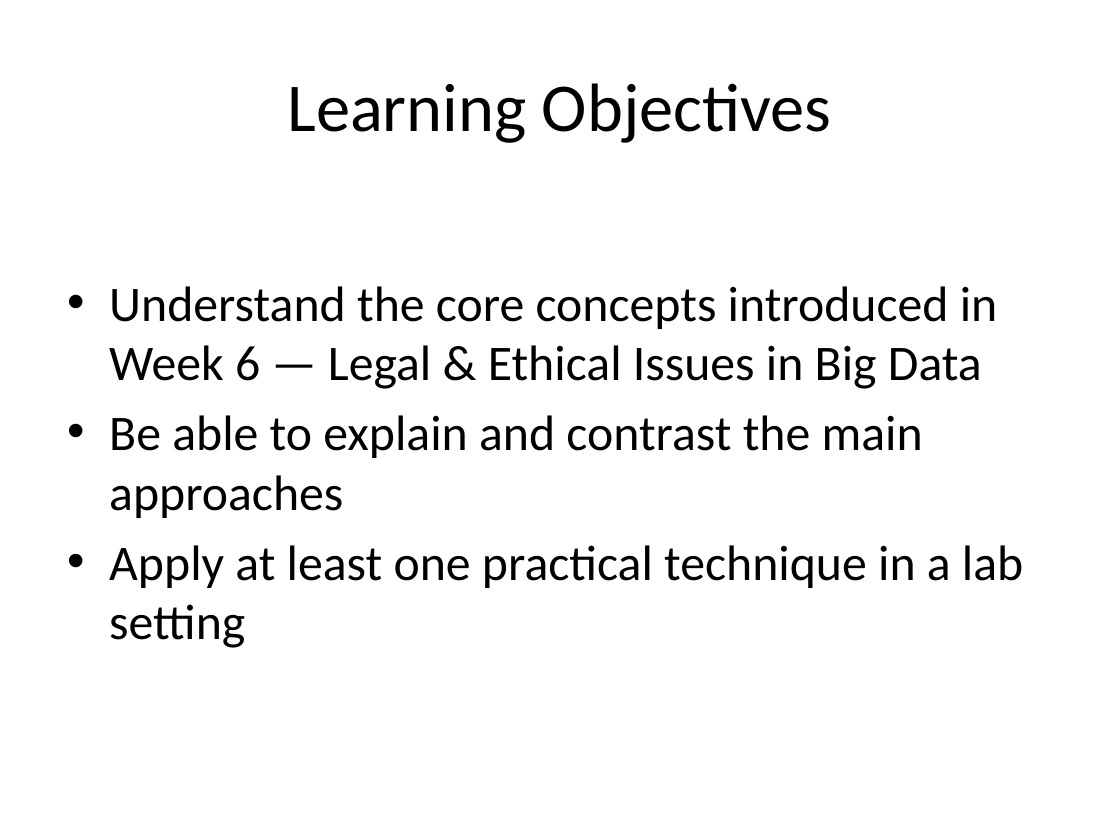
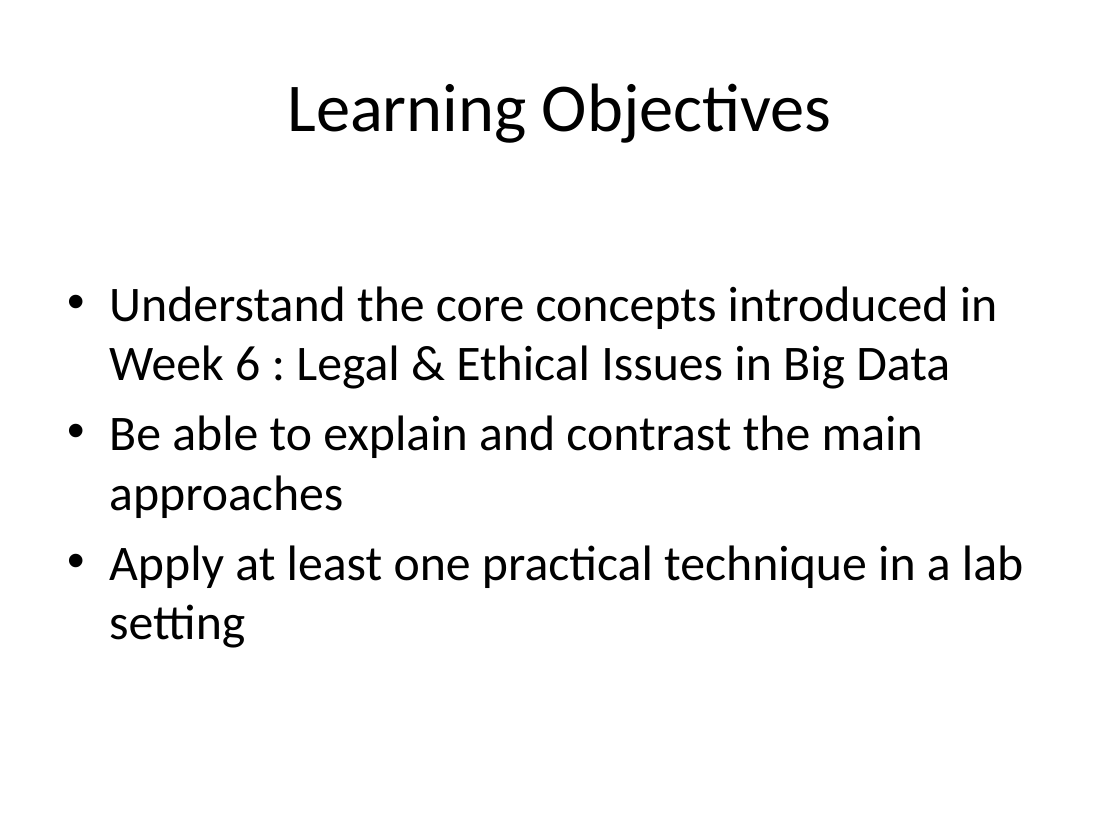
Before and after one commit to neelsoumya/teaching_big_data_analytics, a slide deck: slide 24 of Big_Data_Analytics_12_Lectures.pptx (slide 22 before the commit). Drawn at 1120x840 pixels with LibreOffice and Linux fonts; fonts in the diff are those of the drawing. Boxes give left, top, right and bottom in pixels: in the first picture for what was removed or moved away, otherwise in the second. Text is boxed around its words. In the diff, an @@ line names an element or a change of style, - is before the commit and + after.

```diff
--- a/Big_Data_Analytics_12_Lectures.pptx
+++ b/Big_Data_Analytics_12_Lectures.pptx
@@ text at (109,286,998,389): text changed @@
-• Understand the core concepts introduced in Week 6 — Legal & Ethical Issues in Big Data
+• Understand the core concepts introduced in Week 6 : Legal & Ethical Issues in Big Data
```
Also in this commit, not shown: 13 other slides changed, 2 slides added, 3 other files.
